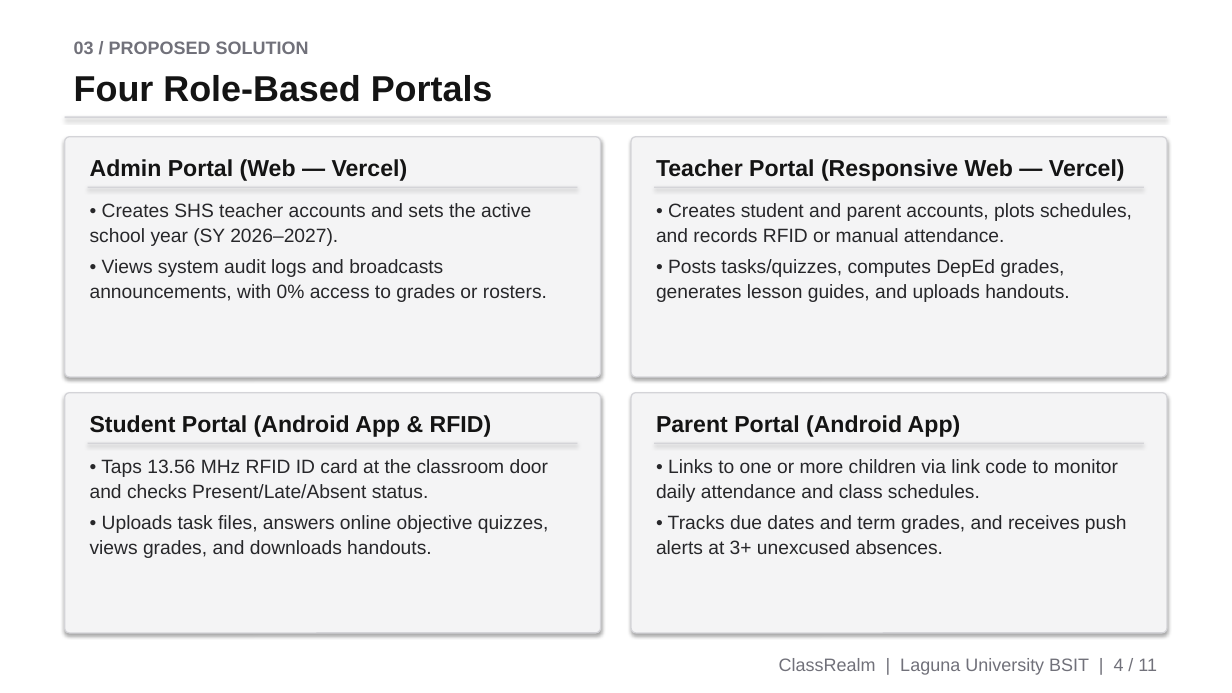
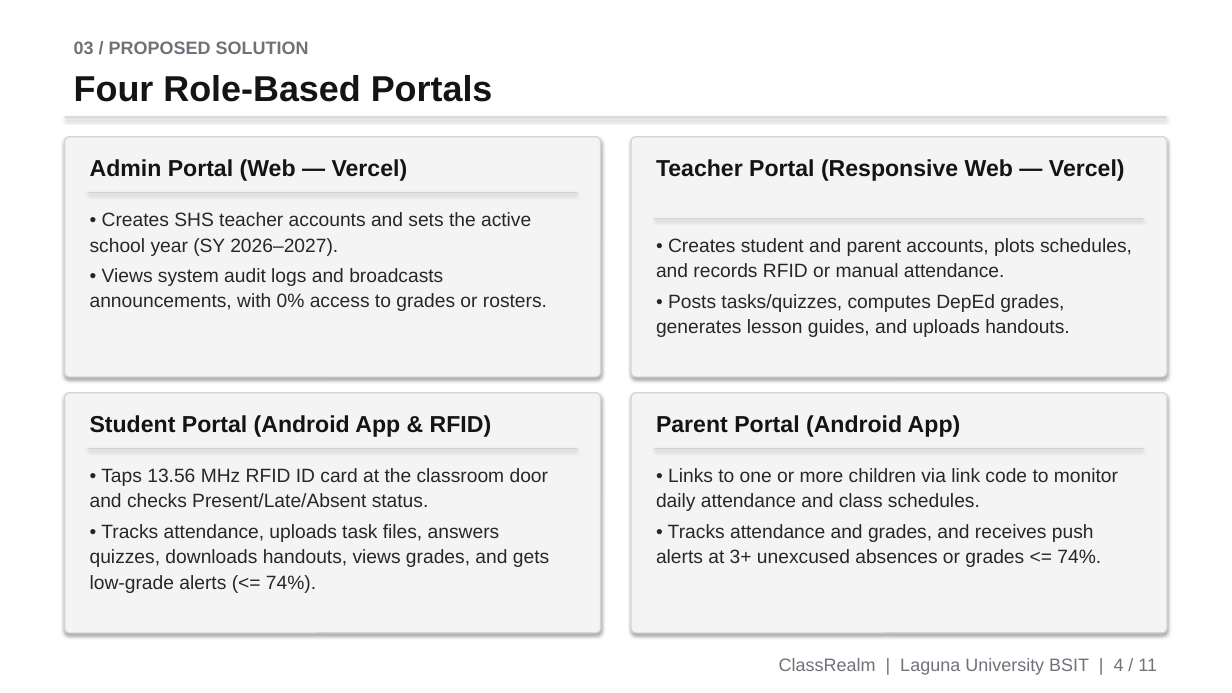
Before and after one commit to ljcalica071-cmd/class_realm01, a slide deck: slide 4 of ClassRealm_Final_Defense_Presentation.pptx. Drawn at 1232x693 pixels with LibreOffice and Linux fonts; fonts in the diff are those of the drawing. Boxes give left, top, right and bottom in pixels: in the first picture for what was removed or moved away, otherwise in the second. Text is boxed around its words. In the diff, an @@ line names an element or a change of style, - is before the commit and + after.

Commit message:
feat: attendance roster lazy loading, validator & auth enhancements, parent/student UI polish, final capstone docs, and update web build

```diff
--- a/ClassRealm_Final_Defense_Presentation.pptx
+++ b/ClassRealm_Final_Defense_Presentation.pptx
@@ text "• Creates SHS teacher accounts ...": place and size @@
-text "• Creates SHS teacher accounts ..." at (90, 203, 547, 302)
+text "• Creates SHS teacher accounts ..." at (90, 212, 547, 311)
@@ text "• Creates student and parent ...": place and size @@
-text "• Creates student and parent ..." at (656, 203, 1132, 302)
+text "• Creates student and parent ..." at (656, 238, 1132, 337)
@@ rectangle: place and size @@
-rectangle at (654, 187, 1144, 188)
+rectangle at (654, 218, 1144, 219)
@@ 3 rectangles: place and size @@
-3 rectangles at (88, 187, 1144, 444)
+3 rectangles at (88, 192, 1144, 449)
@@ text "• Taps 13.56 MHz RFID ...": place and size @@
-text "• Taps 13.56 MHz RFID ..." at (90, 459, 549, 558)
+text "• Taps 13.56 MHz RFID ..." at (90, 468, 549, 593)
@@ text "• Links to one or ...": place and size @@
-text "• Links to one or ..." at (656, 459, 1127, 554)
+text "• Links to one or ..." at (656, 468, 1118, 567)
@@ text at (90, 524, 549, 593): text changed @@
-• Uploads task files, answers online objective quizzes, views grades, and downloads handouts.
+• Tracks attendance, uploads task files, answers quizzes, downloads handouts, views grades, and gets low-grade alerts (<= 74%).
@@ text at (656, 524, 1101, 567): text changed @@
-• Tracks due dates and term grades, and receives push alerts at 3+ unexcused absences.
+• Tracks attendance and grades, and receives push alerts at 3+ unexcused absences or grades <= 74%.
```
Also in this commit, not shown: 8 other slides changed, 31 other files.
